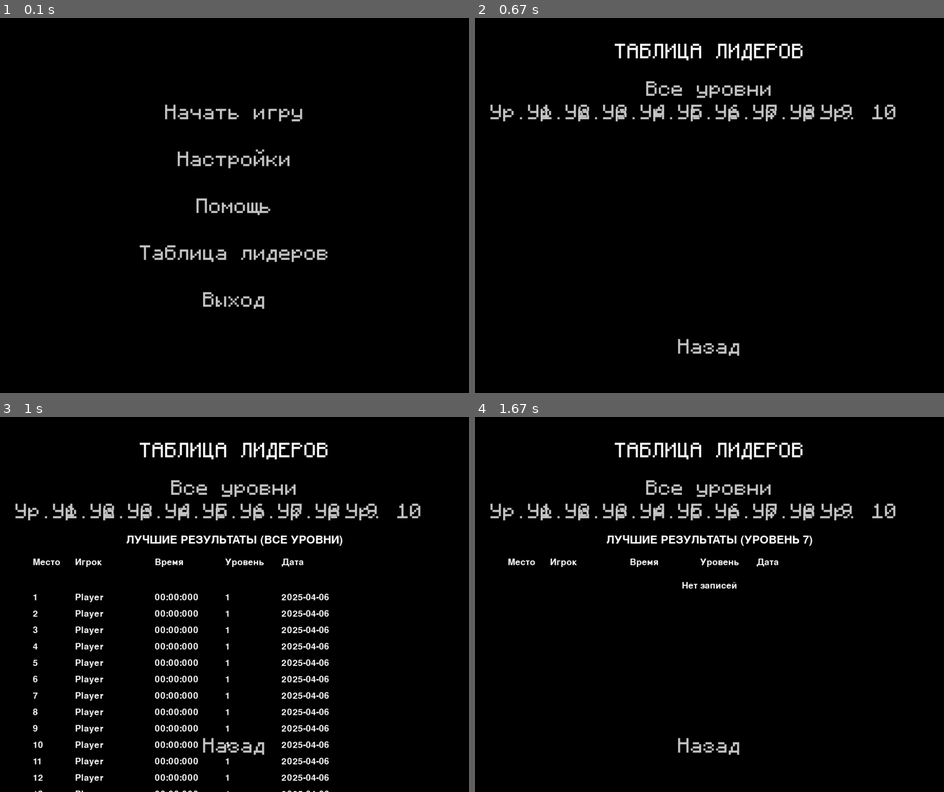
Above: before the commit, frames 1-4 (two rows, left to right).
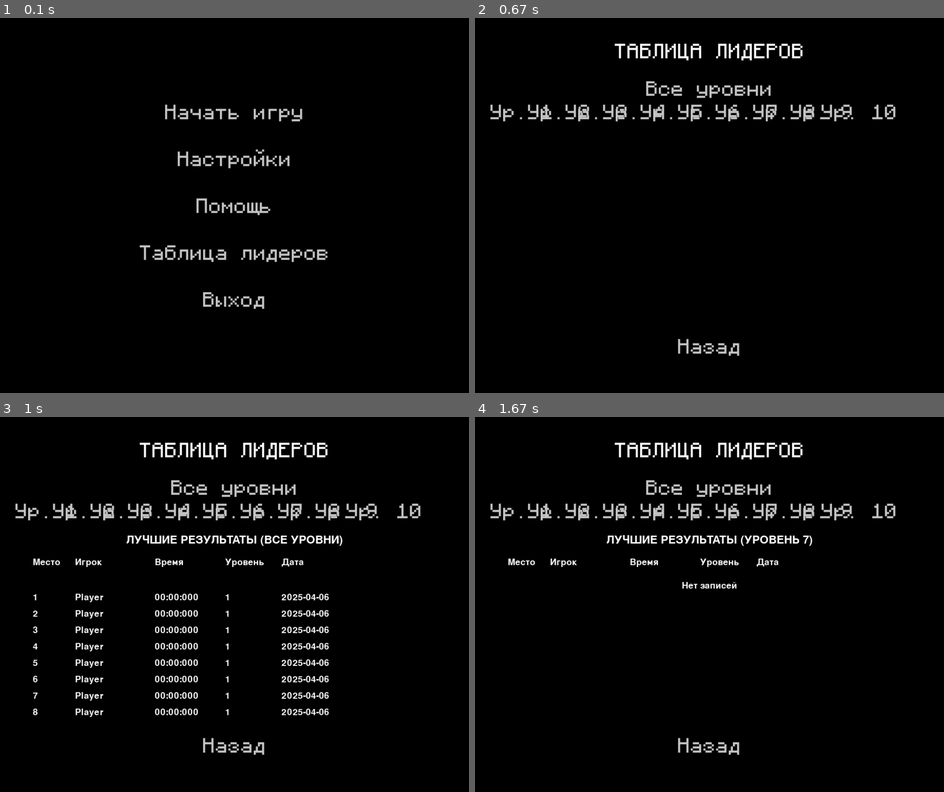
Above: after the commit, the same moments.

Repository: remalQ/pygame-project
Game: pygame game, started from Main.py
The game is run twice, just before and just after one commit, with the same random seed, the same clock (stepped at 60 frames per second) and the same inputs.
Inputs (mouse positions are in pixels of both pictures, inside the frame that each line leads up to):
- Up to frame 1 (0.1 s): no input
- Up to frame 2 (0.67 s): click "Таблица лидеров" at 0.38 s
- Up to frame 3 (1 s): click "Все уровни" at 0.72 s
- Up to frame 4 (1.67 s): press the mouse at (859, 507) at 1.03 s; move the mouse to (868, 578) at 1.13 s; release the mouse at (873, 649) at 1.27 s; press the mouse at (747, 507) at 1.37 s; move the mouse to (718, 604) at 1.47 s; release the mouse at (686, 702) at 1.6 s

Frames 1-2 are identical in both runs. In frame 3, 1.3% of the frame differs, in the area x 7-71%, y 82-100%; in frame 4, nothing differs.

Commit message:
Modified logistic in project

Diff:
--- a/Game.py
+++ b/Game.py
@@ -6,11 +6,11 @@
 from Player import Player
 from Button import Button
 from World import World
-from Level_Menu import LevelMenu
+from Menus.Level_Menu import LevelMenu
 from RecordsDB import RecordsDB
-from LeaderboardMenu import LeaderboardMenu
-from SettingsMenu import SettingsMenu
-from HelpMenu import HelpMenu
+from Menus.LeaderboardMenu import LeaderboardMenu
+from Menus.SettingsMenu import SettingsMenu
+from Menus.HelpMenu import HelpMenu
 
 
 """
--- a/HelpMenu.py
+++ b/Menus/HelpMenu.py
@@ -1,4 +1,3 @@
-import pygame
 import sys
 from Button import Button
 from Const_Values import *
--- a/LeaderboardMenu.py
+++ b/Menus/LeaderboardMenu.py
@@ -1,4 +1,3 @@
-import pygame
 from Button import Button
 from Const_Values import *
 
@@ -22,6 +21,7 @@
         active = True
         selected_level = None
         scroll_offset = 0  # смещение прокрутки
+        max_records_to_display = 15  # максимальное количество записей на экране
 
         while active:
             screen.fill(BLACK)
@@ -39,9 +39,7 @@
 
             # Отображение рекордов
             if selected_level is not None:
-                self.display_records(screen, selected_level, scroll_offset)
-            elif selected_level == 0:
-                self.display_records(screen, None, scroll_offset)
+                self.display_records(screen, selected_level, scroll_offset, max_records_to_display)
 
             for event in pygame.event.get():
                 if event.type == pygame.QUIT:
@@ -62,11 +60,16 @@
                 # Прокрутка колесиком мыши
                 if event.type == pygame.MOUSEWHEEL:
                     scroll_offset += event.y * 30
-                    scroll_offset = max(min(scroll_offset, 0), -1000)  # ограничим прокрутку
+                    # Ограничиваем прокрутку в зависимости от количества записей
+                    if selected_level is not None:
+                        records = self.records_db.get_top_records(
+                            level=(None if selected_level == 0 else selected_level))
+                        max_offset = max(0, len(records) - max_records_to_display) * 35
+                        scroll_offset = max(min(scroll_offset, 0), -max_offset)
 
             pygame.display.flip()
 
-    def display_records(self, screen, level=None, scroll_offset=0):
+    def display_records(self, screen, level=None, scroll_offset=0, max_records=15):
         if level == 0:
             records = self.records_db.get_top_records(limit=100)
             title = "ЛУЧШИЕ РЕЗУЛЬТАТЫ (ВСЕ УРОВНИ)"
@@ -76,25 +79,37 @@
 
         font_title = pygame.font.SysFont(None, 36)
         font = pygame.font.SysFont(None, 28)
+        font_small = pygame.font.SysFont(None, 24)  # Меньший шрифт для длинных имен
 
         # Заголовок таблицы
         title_text = font_title.render(title, True, WHITE)
         screen.blit(title_text, (WIDTH // 2 - title_text.get_width() // 2, 250))
 
-        # Заголовки
+        # Заголовки столбцов
         headers = ["Место", "Игрок", "Время", "Уровень", "Дата"]
         col_positions = [70, 160, 330, 480, 600]
+        col_widths = [60, 150, 120, 80, 120]  # Ширина каждого столбца
+
+        # Рисуем заголовки
         for i, header in enumerate(headers):
             text = font.render(header, True, WHITE)
             screen.blit(text, (col_positions[i], 300))
 
-        # Таблица
+        # Таблица с записями
         if not records:
             text = font.render("Нет записей", True, WHITE)
             screen.blit(text, (WIDTH // 2 - text.get_width() // 2, 350))
         else:
             start_y = 340 + scroll_offset
-            for i, record in enumerate(records, 1):
+            end_y = start_y + max_records * 35
+
+            # Ограничиваем количество отображаемых записей
+            visible_records = records[:max_records]
+
+            for i, record in enumerate(visible_records, 1):
+                if start_y + i * 35 > HEIGHT - 150:  # Не выводим записи за нижней границей экрана
+                    continue
+
                 player_name, time, lvl, date = record
                 date_str = date.split()[0]
 
@@ -102,15 +117,31 @@
                 try:
                     time = float(time)
                 except ValueError:
-                    time = 0.0  # если вдруг не получится преобразовать
+                    time = 0.0
 
                 minutes = int(time // 60)
                 seconds = int(time % 60)
                 milliseconds = int((time % 1) * 1000)
-
                 time_str = f"{minutes:02d}:{seconds:02d}:{milliseconds:03d}"
 
-                row_data = [str(i), player_name[:12], time_str, str(lvl), date_str]
+                # Обрабатываем каждую колонку с учетом ширины
+                row_data = [
+                    str(i),
+                    player_name[:12],  # Ограничиваем длину имени
+                    time_str,
+                    str(lvl),
+                    date_str
+                ]
+
                 for j, data in enumerate(row_data):
-                    text = font.render(data, True, WHITE)
+                    # Для имени игрока используем меньший шрифт, если нужно
+                    current_font = font_small if j == 1 and len(player_name) > 12 else font
+                    text = current_font.render(data, True, WHITE)
+
+                    # Обрезаем текст, если он не помещается в колонку
+                    if text.get_width() > col_widths[j]:
+                        while text.get_width() > col_widths[j] and len(data) > 1:
+                            data = data[:-1]
+                            text = current_font.render(data + "...", True, WHITE)
+
                     screen.blit(text, (col_positions[j], start_y + i * 35))
--- a/BreakingPlatform.py
+++ b/Platforms/BreakingPlatform.py
@@ -1,5 +1,5 @@
 import pygame
-from Platform import Platform
+from Platforms.Platform import Platform
 
 
 class BreakingPlatform(Platform):
--- a/HoverVisiblePlatform.py
+++ b/Platforms/HoverVisiblePlatform.py
@@ -1,5 +1,5 @@
 import pygame
-from Platform import Platform
+from Platforms.Platform import Platform
 
 
 class HoverVisiblePlatform(Platform):
--- a/World.py
+++ b/World.py
@@ -1,10 +1,10 @@
 from Create_Maps import TILE_SIZE
 from Const_Values import *
-from BreakingPlatform import BreakingPlatform
+from Platforms.BreakingPlatform import BreakingPlatform
 from Door import Door
 from Coin import Coin
-from Platform import Platform
-from HoverVisiblePlatform import HoverVisiblePlatform
+from Platforms.Platform import Platform
+from Platforms.HoverVisiblePlatform import HoverVisiblePlatform
 
 
 class World:
Renamed: Level_Menu.py -> Menus/Level_Menu.py
Renamed: SettingsMenu.py -> Menus/SettingsMenu.py
Renamed: Platform.py -> Platforms/Platform.py
